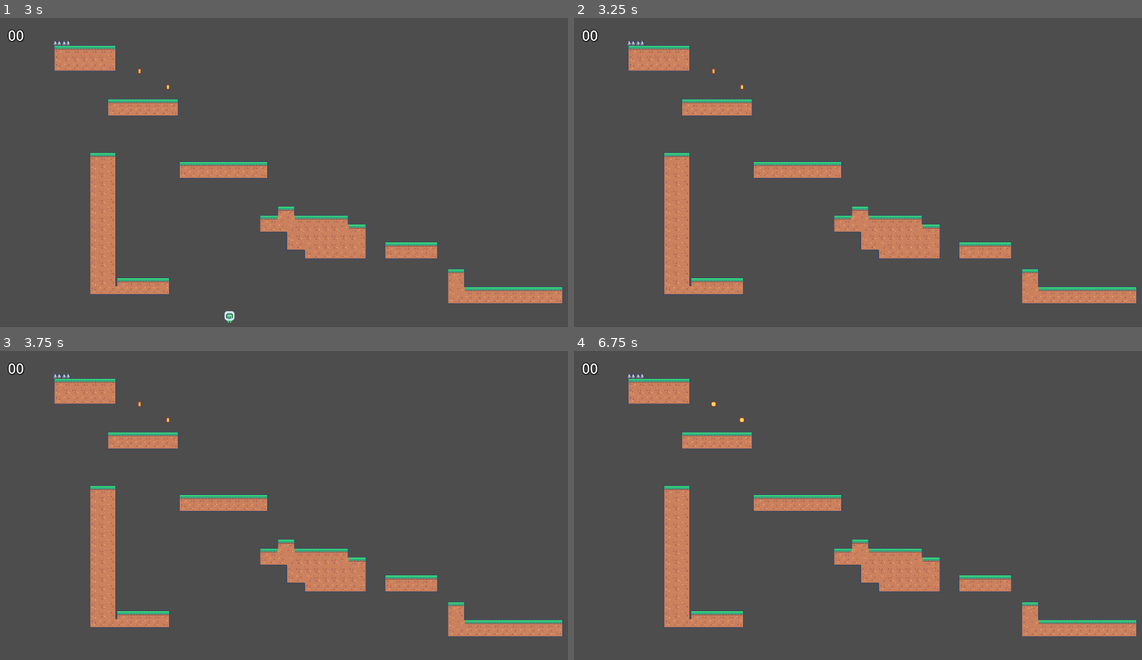
Above: before the commit, frames 1-4 (two rows, left to right).
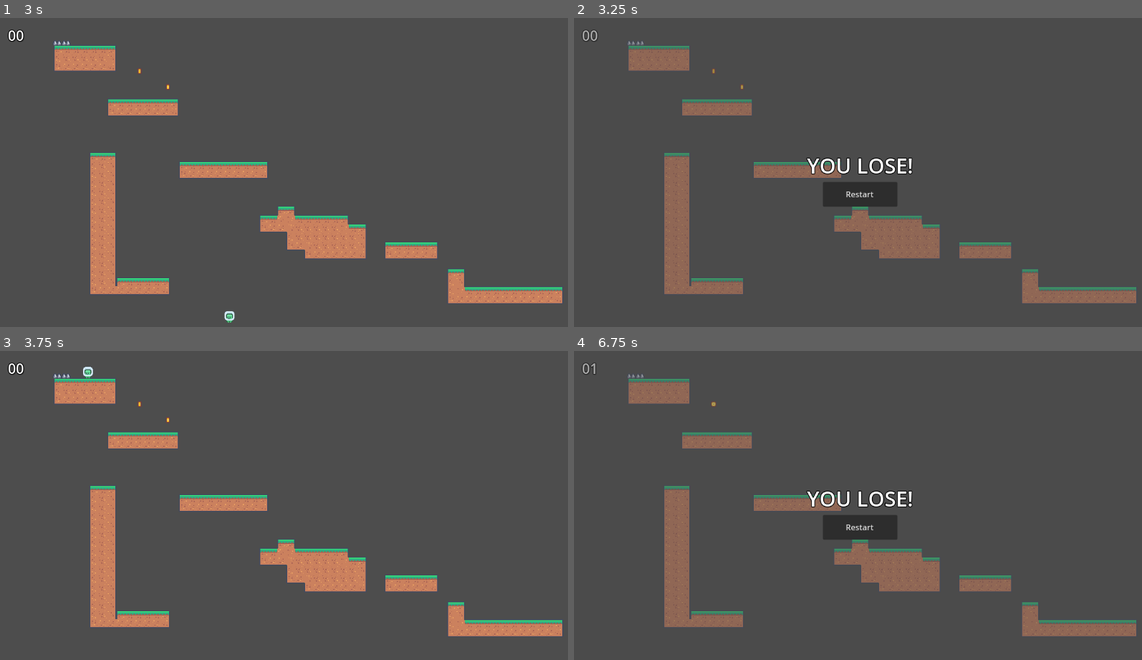
Above: after the commit, the same moments.

Repository: Ruellia42/eus2425
Game: Godot game, scene res://scenes/level.tscn
The game is run twice, just before and just after one commit, with the same random seed, the same clock (stepped at 60 frames per second) and the same inputs.
Inputs (mouse positions are in pixels of both pictures, inside the frame that each line leads up to):
- Up to frame 1 (3 s): tap Enter (ui_accept) at 0.5, 0.77, 1.52 s; hold Right (ui_right) 0.53-2.03 s; hold Left (ui_left) 2.03-2.78 s; hold Right (ui_right) from 2.78 s (still down)
- Up to frame 2 (3.25 s): keep holding Right (ui_right); tap Enter (ui_accept) at 3.02 s
- Up to frame 3 (3.75 s): release Right (ui_right) at 3.5 s; click (284, 527) at 3.5 s, where only the run after the commit has a clickable "Restart"
- Up to frame 4 (6.75 s): tap Enter (ui_accept) at 4.25, 4.52, 5.27 s; hold Right (ui_right) 4.28-5.03 s; hold Left (ui_left) 5.03-5.78 s; hold Right (ui_right) 5.78-6.53 s; hold Left (ui_left) from 6.53 s (still down)

Frame 1 is identical in both runs. In frame 2, 10% of the frame differs, in the area x 1-99%, y 3-93%; in frame 3, less than 0.1%; in frame 4, 10%.

Commit message:
add losing to summary ui

Diff:
--- a/scenes/level.tscn
+++ b/scenes/level.tscn
@@ -39,8 +39,8 @@
 [node name="TileMap2" parent="Environment" groups=["spikes"] instance=ExtResource("6_qpbqt")]
 layer_0/tile_data = PackedInt32Array(131078, 524292, 3, 131079, 524292, 3)
 
-[node name="Death_Collider" parent="." instance=ExtResource("7_2vs0s")]
-position = Vector2(52, 634)
+[node name="Death_Collider" parent="Environment" instance=ExtResource("7_2vs0s")]
+position = Vector2(54, 634)
 scale = Vector2(191.924, 1.77053)
 
 [node name="Avatar" parent="." instance=ExtResource("2_c28vy")]
--- a/scenes/ui_summary.tscn
+++ b/scenes/ui_summary.tscn
@@ -1,9 +1,17 @@
-[gd_scene load_steps=3 format=3 uid="uid://btww8x8xd0fj2"]
+[gd_scene load_steps=5 format=3 uid="uid://btww8x8xd0fj2"]
 
 [ext_resource type="Script" path="res://scripts/ui_summary.gd" id="1_enpyr"]
 
 [sub_resource type="StyleBoxFlat" id="StyleBoxFlat_icvj6"]
 bg_color = Color(0.286275, 0.286275, 0.286275, 0.454902)
+
+[sub_resource type="SystemFont" id="SystemFont_u2fv2"]
+
+[sub_resource type="LabelSettings" id="LabelSettings_x8m4y"]
+font = SubResource("SystemFont_u2fv2")
+font_size = 42
+outline_size = 6
+outline_color = Color(0, 0, 0, 1)
 
 [node name="Summary" type="CanvasLayer"]
 script = ExtResource("1_enpyr")
@@ -32,6 +40,11 @@
 [node name="VBoxContainer" type="VBoxContainer" parent="CenterContainer"]
 layout_mode = 2
 
+[node name="Label" type="Label" parent="CenterContainer/VBoxContainer"]
+layout_mode = 2
+text = "YOU WON!"
+label_settings = SubResource("LabelSettings_x8m4y")
+
 [node name="ButtonRestart" type="Button" parent="CenterContainer/VBoxContainer"]
 custom_minimum_size = Vector2(150, 50)
 layout_mode = 2
--- a/scripts/avatar.gd
+++ b/scripts/avatar.gd
@@ -47,4 +47,5 @@
 
 func _on_damage_trigger_body_entered(body):
 	if body.is_in_group("danger"):
+		SignalBus.on_game_over.emit()
 		queue_free()
--- a/scripts/signal_bus.gd
+++ b/scripts/signal_bus.gd
@@ -2,3 +2,4 @@
 
 signal level_complete()
 signal on_coin_pickup()
+signal on_game_over()
--- a/scripts/ui_summary.gd
+++ b/scripts/ui_summary.gd
@@ -1,10 +1,19 @@
 extends CanvasLayer
 
+@export var message_win : String = "YOU WON!"
+@export var message_lose : String = "YOU LOSE!"
+
+@onready var label = $CenterContainer/VBoxContainer/Label
 
 func _ready() -> void:
-	SignalBus.level_complete.connect(func(): visible = true)
+	SignalBus.level_complete.connect(func(): enable_summary(message_win))
+	SignalBus.on_game_over.connect(func(): enable_summary(message_lose))
 	visible = false
 
 
+func enable_summary(message : String):
+	visible = true
+	label.text = message
+
 func _on_restart_button_down() -> void:
 	get_tree().reload_current_scene()
